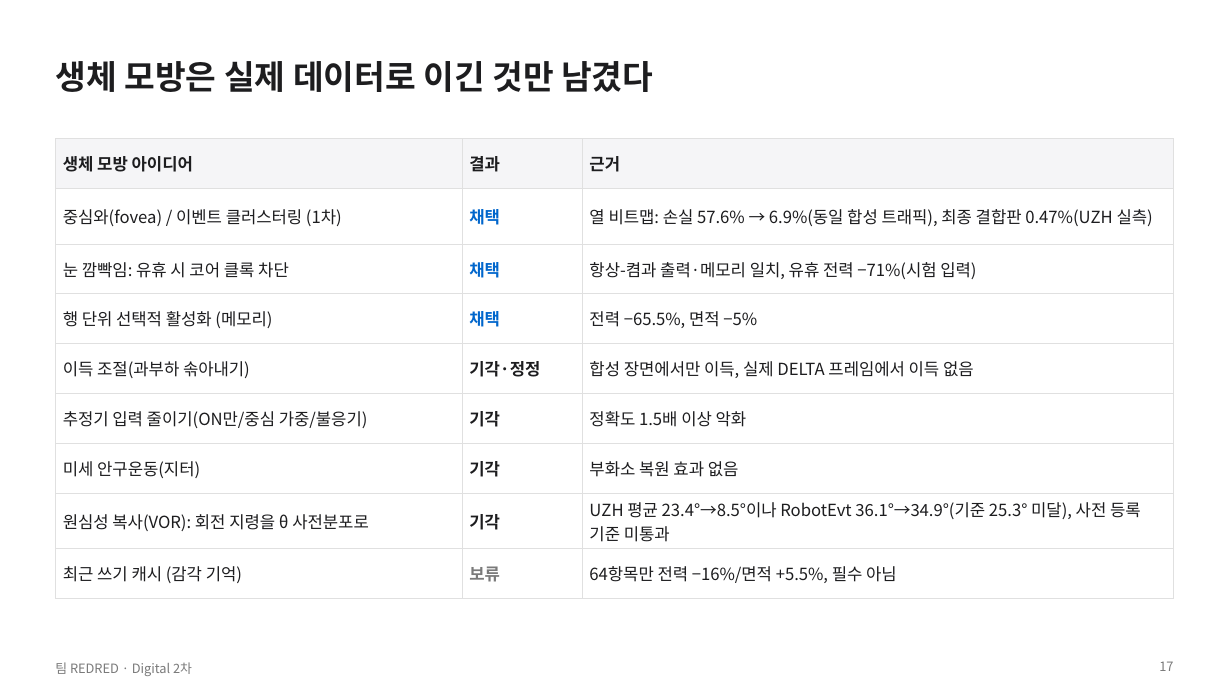
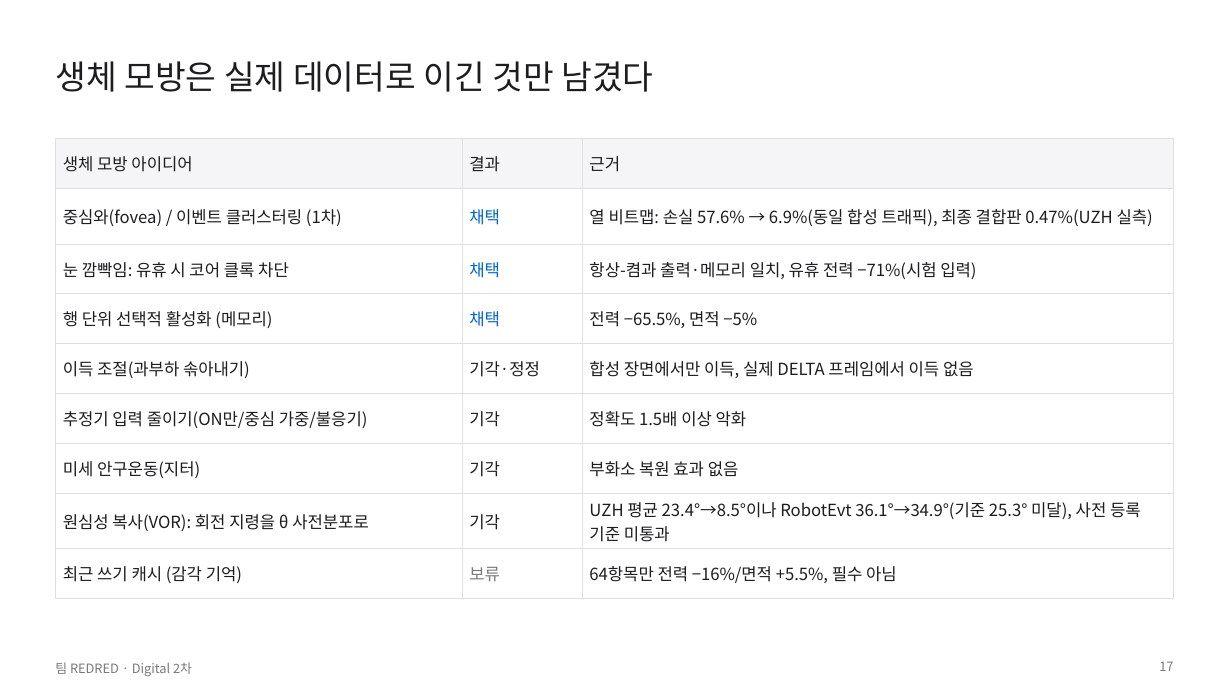
Before and after one commit to GangHeeJo/AI-SEMI, a slide deck: slide 17 of submission/REDRED_2차_발표자료.pptx. Drawn at 1232x693 pixels with LibreOffice and Linux fonts; fonts in the diff are those of the drawing. Boxes give left, top, right and bottom in pixels: in the first picture for what was removed or moved away, otherwise in the second. Text is boxed around its words. In the diff, an @@ line names an element or a change of style, - is before the commit and + after.

```diff
--- a/submission/REDRED_2차_발표자료.pptx
+++ b/submission/REDRED_2차_발표자료.pptx
@@ text "생체 모방은 실제 데이터로 이긴 ..." at (55,61,653,92): bold off @@
@@ table at (55,139,1174,587) @@
@@ bold off in "생체 모방 아이디어", "결과", "근거", "채택" and 7 more places @@
```
Also in this commit, not shown: 18 other slides changed, 23 other files.
